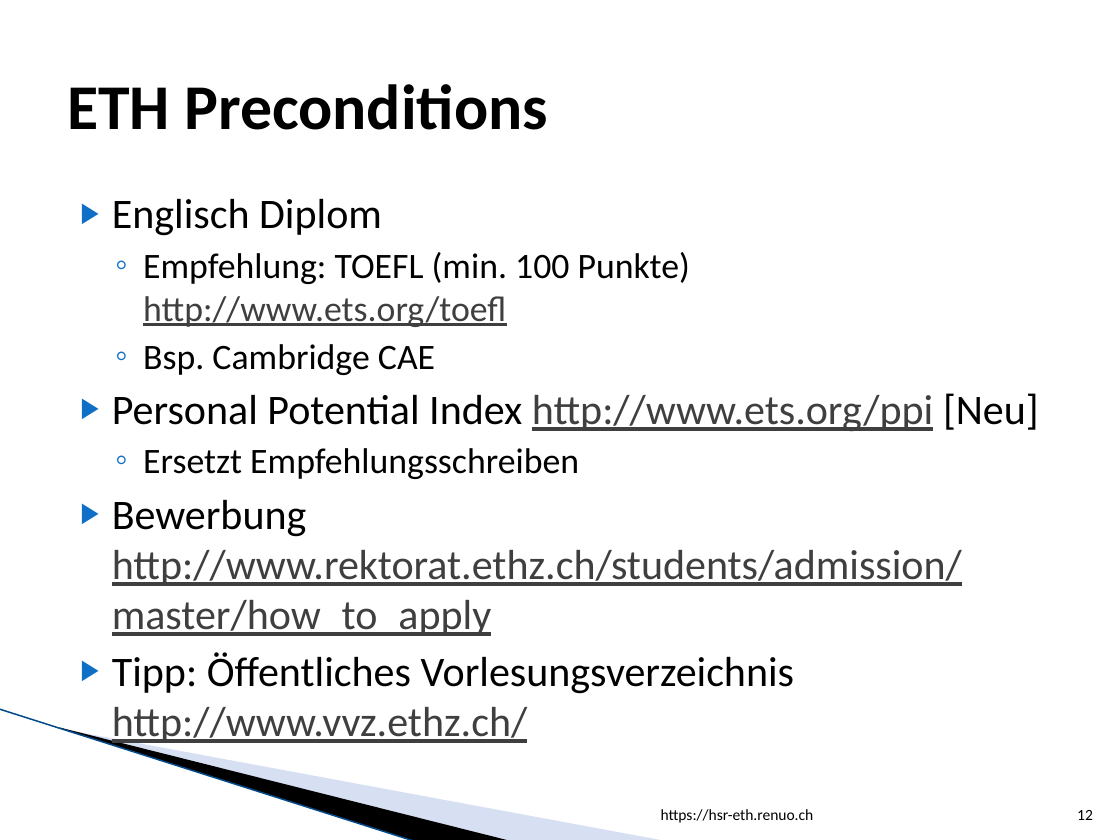
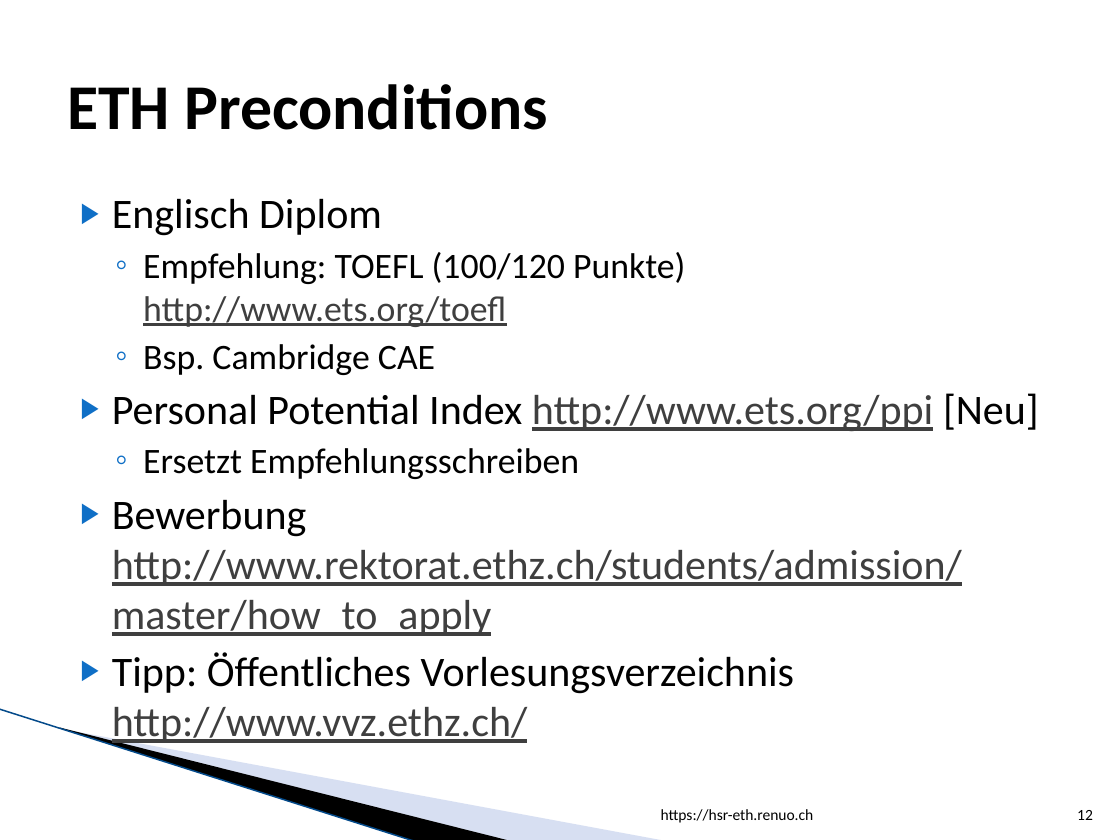
Before and after one commit to lukaselmer/hsr-eth.renuo.ch, a slide deck: slide 12 of vortrag.pptx. Drawn at 1120x840 pixels with LibreOffice and Linux fonts; fonts in the diff are those of the drawing; background and template pictures are left out. Boxes give left, top, right and bottom in pixels: in the first picture for what was removed or moved away, otherwise in the second. Text is boxed around its words. In the diff, an @@ line names an element or a change of style, - is before the commit and + after.

```diff
--- a/vortrag.pptx
+++ b/vortrag.pptx
@@ text at [143,252,685,327]: text changed @@
-  ◦ Empfehlung: TOEFL (min. 100 Punkte) http://www.ets.org/toefl
+  ◦ Empfehlung: TOEFL (100/120 Punkte) http://www.ets.org/toefl
```
Also in this commit, not shown: 1 other slide changed, 1 other file.
